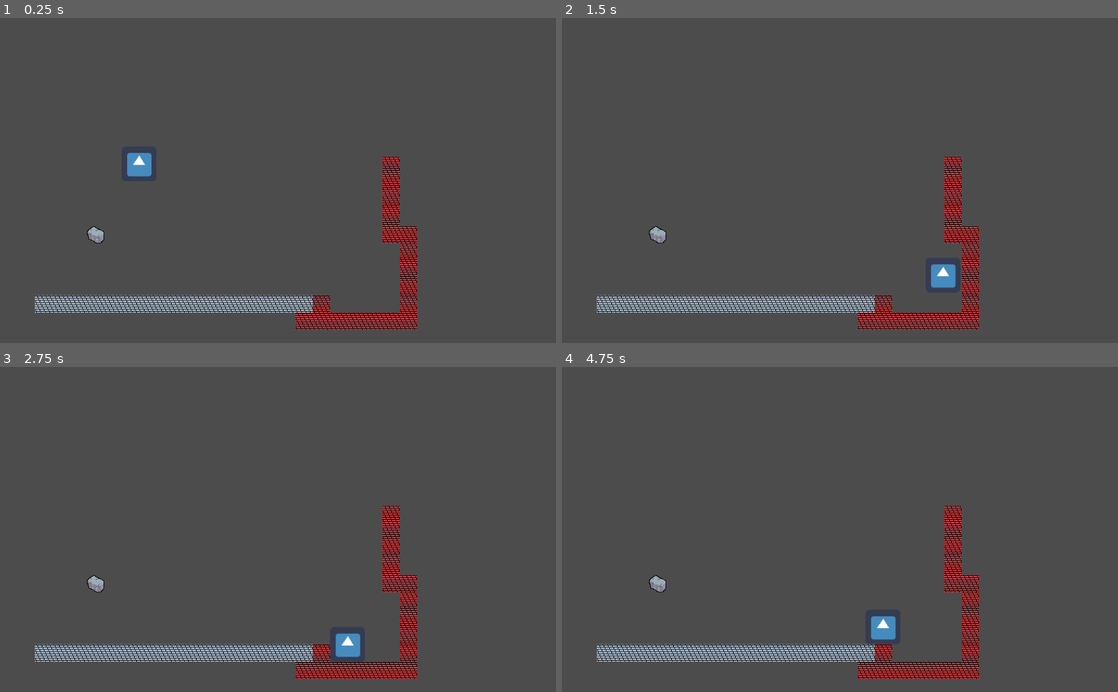
Above: before the commit, frames 1-4 (two rows, left to right).
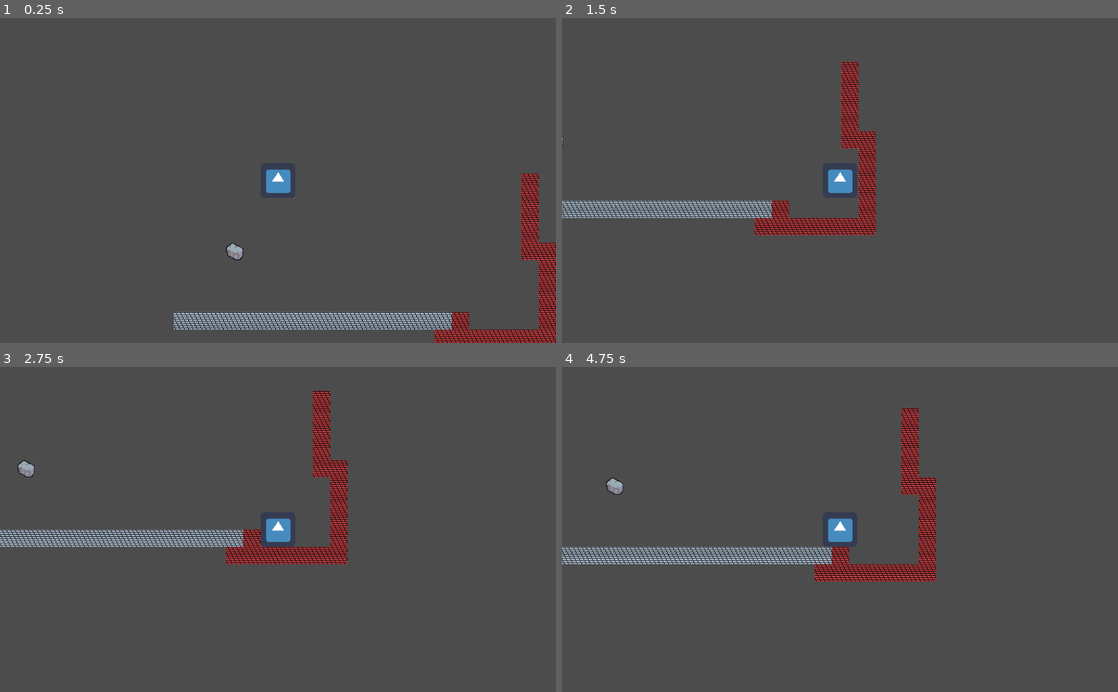
Above: after the commit, the same moments.

Repository: Tiggles/Github-Gameoff-2019
Game: Godot game, scene res://Main.tscn
Two runs of this game, one before a commit and one after it. Both use one fixed random seed, a clock stepped at 60 frames per second and the inputs below. The engine's default icon, where the game draws it, is replaced by a stand-in: a white triangle on a blue panel in a dark square.
Inputs:
- Up to frame 1 (0.25 s): no input
- Up to frame 2 (1.5 s): hold Right (ui_right) from 0.53 s (still down); tap Up (ui_up) at 0.77 s
- Up to frame 3 (2.75 s): tap Up (ui_up) at 1.52 s; release Right (ui_right) at 2.03 s; hold Left (ui_left) from 2.03 s (still down)
- Up to frame 4 (4.75 s): tap Enter at 2.75 s; release Left (ui_left) at 2.78 s; hold Right (ui_right) 2.78-4.28 s; tap Up (ui_up) at 3.02, 3.77, 4.52 s; hold Left (ui_left) from 4.28 s (still down)

The runs differ from the first frame. In frame 1, 10% of the frame differs, in the area x 6-100%, y 41-100%; in frame 2, 11%; in frame 3, 11%; in frame 4, 11%, in the area x 0-75%, y 12-96%.

Commit message:
Add following camera2d

Diff:
--- a/GGGG/Main.tscn
+++ b/GGGG/Main.tscn
@@ -1,7 +1,7 @@
 [gd_scene load_steps=7 format=2]
 
-[ext_resource path="res://Player.tscn" type="PackedScene" id=1]
-[ext_resource path="res://tilemap.png" type="Texture" id=2]
+[ext_resource path="res://tilemap.png" type="Texture" id=1]
+[ext_resource path="res://Player.tscn" type="PackedScene" id=2]
 
 [sub_resource type="ConvexPolygonShape2D" id=1]
 points = PoolVector2Array( 0, 0, 32, 0, 32, 32, 0, 32 )
@@ -64,13 +64,16 @@
 
 [node name="Main" type="Node2D"]
 
-[node name="Player" parent="." instance=ExtResource( 1 )]
-position = Vector2( 256, 168 )
-fall_acceleration = 75
-jump_velocity = 1200
-
 [node name="TileMap" type="TileMap" parent="."]
 tile_set = SubResource( 4 )
 cell_size = Vector2( 32, 32 )
 format = 1
 tile_data = PoolIntArray( 524310, 2, 0, 589846, 2, 0, 655382, 2, 0, 720918, 2, 0, 786437, 0, 0, 786454, 2, 0, 786455, 2 …(422 unchanged characters)…
+
+[node name="Player" parent="." instance=ExtResource( 2 )]
+position = Vector2( 256, 168 )
+fall_acceleration = 75
+jump_velocity = 1200
+
+[node name="Camera2D" type="Camera2D" parent="Player"]
+current = true
Not shown: 3 places in GGGG/Main.tscn that only renumber resources
